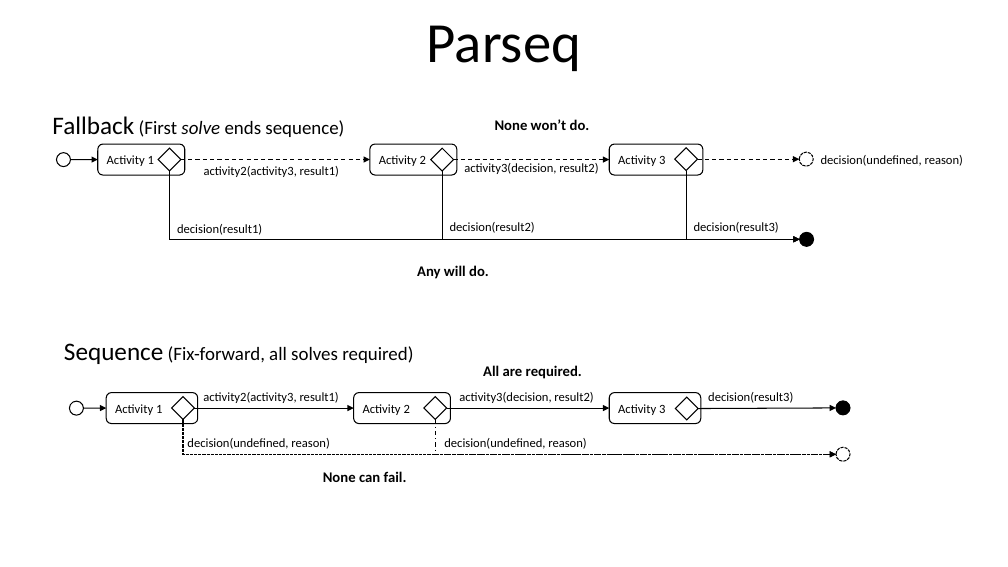
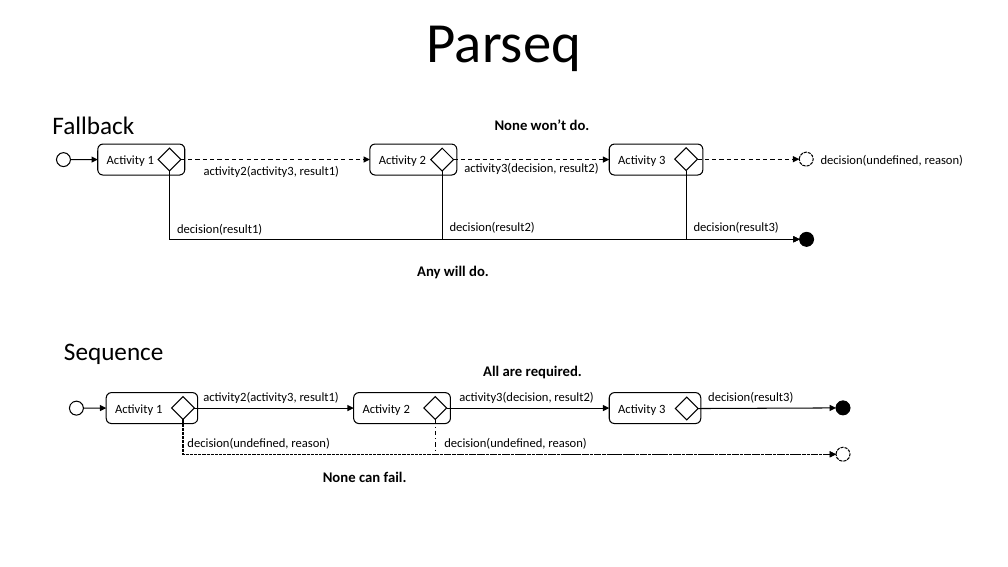
Before and after one commit to caqu/dynamic-sequence, a slide deck: slide 2 of public/documentation/sources/Hum.pptx. Drawn at 1008x567 pixels with LibreOffice and Linux fonts; fonts in the diff are those of the drawing. Boxes give left, top, right and bottom in pixels: in the first picture for what was removed or moved away, otherwise in the second. Text is boxed around its words. In the diff, an @@ line names an element or a change of style, - is before the commit and + after.

Commit message:
Update diagrams, expanded sequence and fallback

```diff
--- a/public/documentation/sources/Hum.pptx
+++ b/public/documentation/sources/Hum.pptx
@@ text at bbox=[52, 116, 134, 135]: text changed; size 18 to 24 pt @@
-Fallback (First solve ends sequence)
+Fallback
@@ text at bbox=[64, 343, 163, 364]: text changed; size 18 to 24 pt @@
-Sequence (Fix-forward, all solves required)
+Sequence
```
